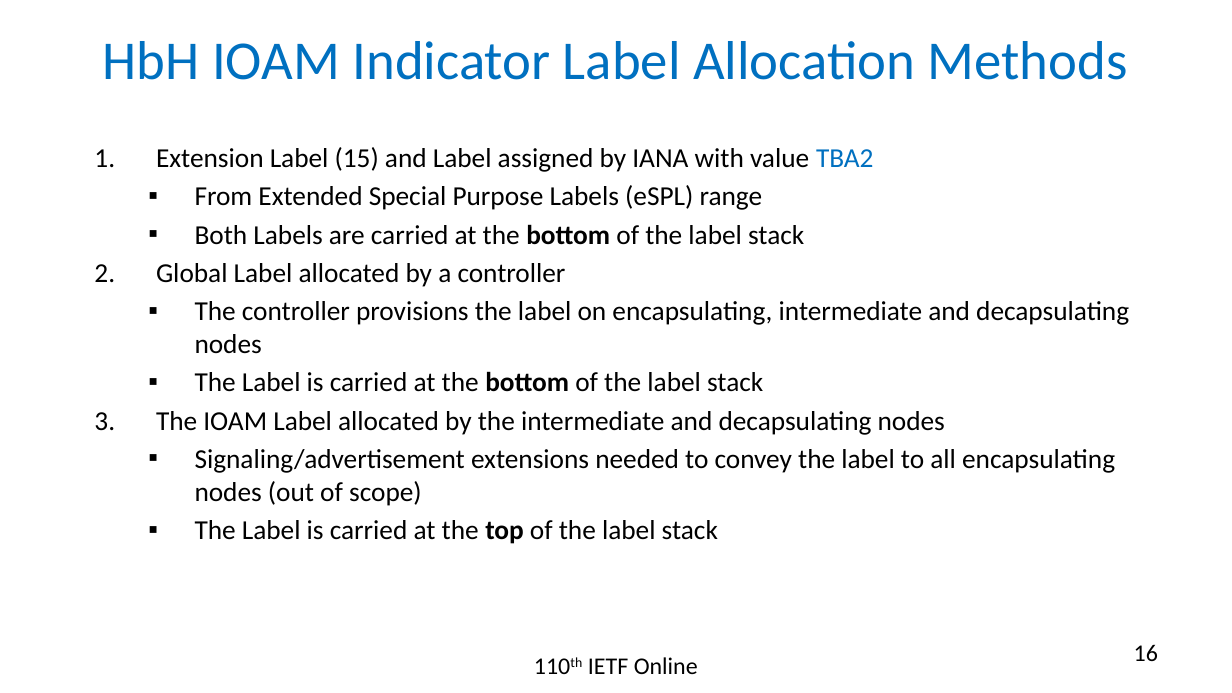
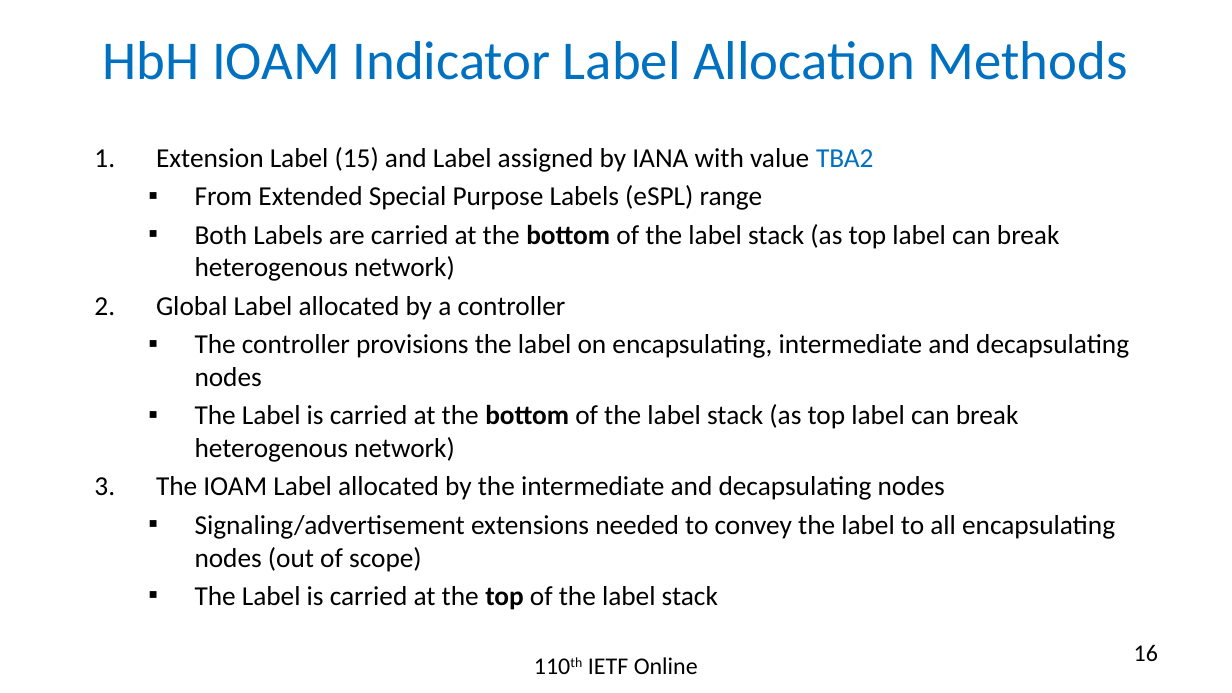
Before and after one commit to rakgandhi/ietf-slides, a slide deck: slide 16 of draft-gandhi-mpls-ioam-sr-06.pptx. Drawn at 1232x693 pixels with LibreOffice and Linux fonts; fonts in the diff are those of the drawing. Boxes give left, top, right and bottom in pixels: in the first picture for what was removed or moved away, otherwise in the second. Text is boxed around its words. In the diff, an @@ line names an element or a change of style, - is before the commit and + after.

```diff
--- a/draft-gandhi-mpls-ioam-sr-06.pptx
+++ b/draft-gandhi-mpls-ioam-sr-06.pptx
@@ text at (195,224,1060,281): text changed @@
-  ▪ Both Labels are carried at the bottom of the label stack
+  ▪ Both Labels are carried at the bottom of the label stack (as top label can break heterogenous network)
@@ text at (195,404,1019,462): text changed @@
-  ▪ The Label is carried at the bottom of the label stack
+  ▪ The Label is carried at the bottom of the label stack (as top label can break heterogenous network)
```
Also in this commit, not shown: 5 other slides changed, 4 slides removed, 1 other file.
